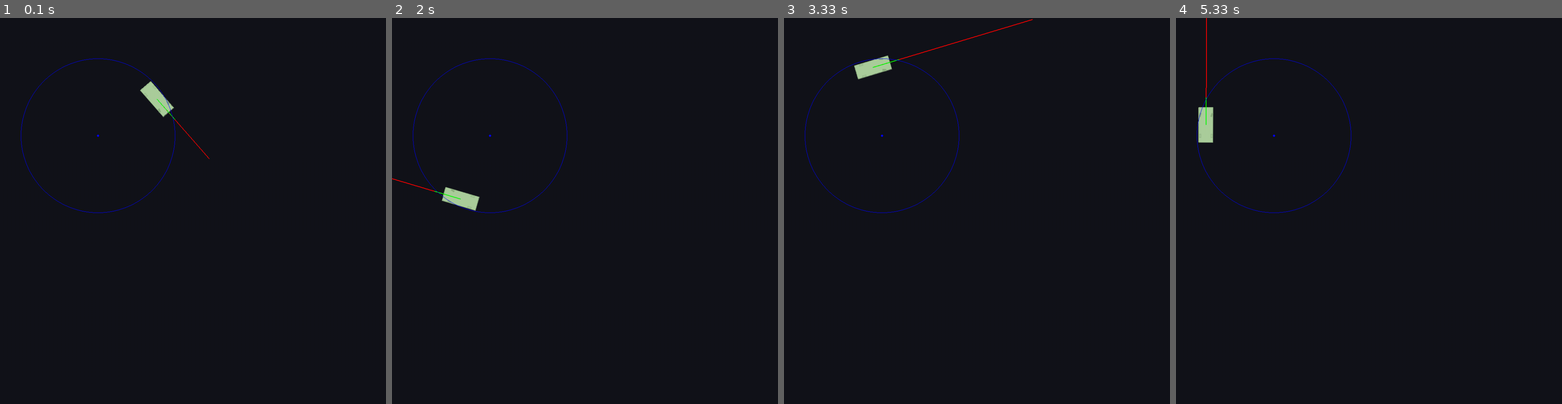
Above: before the commit, frames 1-4 (left to right).
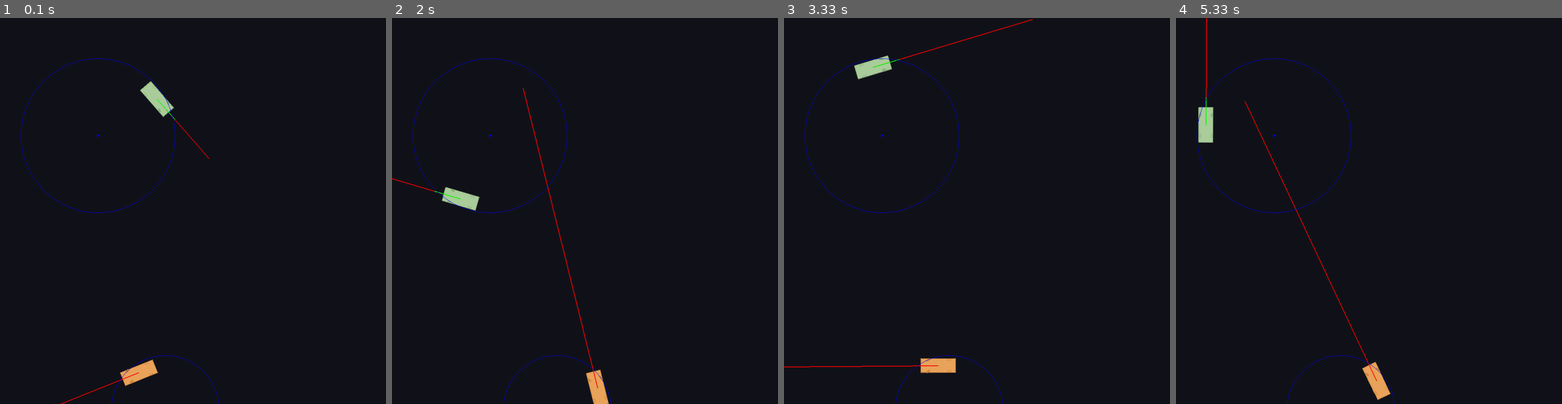
Above: after the commit, the same moments.

Repository: Bobbassoonguy/AutonomousVehicles
Game: pygame game, started from Scenarios/Scenario1_create_car.py
Same seed, same stepped clock (60 frames per second), same inputs: the game is played once before the commit and once after it.
Inputs:
- Up to frame 1 (0.1 s): no input
- Up to frame 2 (2 s): no input
- Up to frame 3 (3.33 s): no input
- Up to frame 4 (5.33 s): no input

The runs differ from the first frame. In frame 1, 0.5% of the frame differs, in the area x 15-57%, y 87-100%; in frame 2, 0.6%; in frame 3, 0.5%; in frame 4, 0.6%, in the area x 17-57%, y 21-100%.

Commit message:
Okay I think I fixed git

Diff:
--- a/Scenarios/Scenario1_create_car.py
+++ b/Scenarios/Scenario1_create_car.py
@@ -19,16 +19,17 @@
 main.vehicles[0].body.acceleration.x = 10
 main.vehicles[0].current_turn_radius = 10
 
-# main.addCar(x=20, y=45, fill_color=Colors.ORANGE_FILL, outline_color=Colors.ORANGE_LINE)
-# main.vehicles[1].rotate(180, main.vehicles[1].body.position())
-# main.vehicles[1].body.velocity.x = -40
-# main.vehicles[1].current_turn_radius = -7
+main.addCar(x=20, y=45, fill_color=Colors.ORANGE_FILL, outline_color=Colors.ORANGE_LINE)
+main.vehicles[1].rotate(180, main.vehicles[1].body.position())
+main.vehicles[1].body.velocity.x = -40
+main.vehicles[1].current_turn_radius = -7
 
 while not done:
     clock.tick(main.globals.FPS)
     main.main()
 
     main.vehicles[0].go(1/main.globals.FPS)
+    main.vehicles[1].go(1 / main.globals.FPS)
 
     pygame.display.flip()
 
